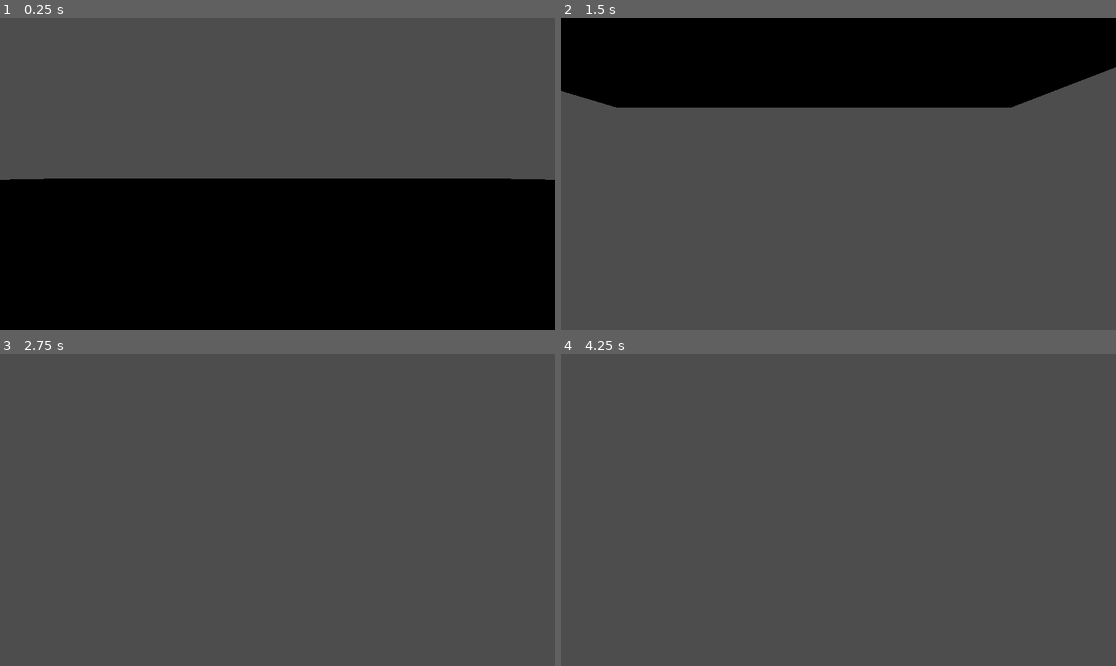
Above: before the commit, frames 1-4 (two rows, left to right).
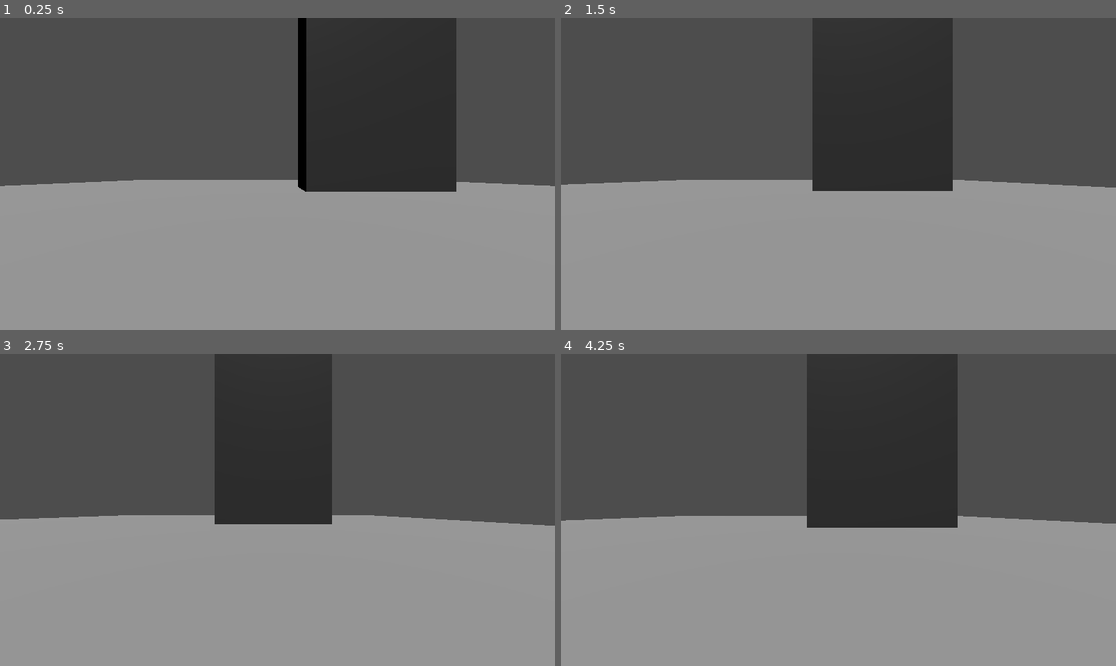
Above: after the commit, the same moments.

Repository: volt-l18/Virtual_tour_RJIT
Game: Godot game, scene res://World.tscn
Same seed, same stepped clock (60 frames per second), same inputs: the game is played once before the commit and once after it.
Inputs:
- Up to frame 1 (0.25 s): no input
- Up to frame 2 (1.5 s): tap Enter (ui_accept) at 0.5, 0.77 s; hold Right (ui_right) 0.53-1.28 s; hold Down (ui_down) from 1.28 s (still down)
- Up to frame 3 (2.75 s): tap Enter (ui_accept) at 1.52 s; release Down (ui_down) at 2.03 s; hold Right (ui_right) from 2.03 s (still down)
- Up to frame 4 (4.25 s): release Right (ui_right) at 2.78 s; hold Up (ui_up) 2.78-3.53 s; tap Enter (ui_accept) at 3.02, 3.77 s; hold Left (ui_left) from 3.53 s (still down)

The runs differ from the first frame. In frame 1, 63% of the frame differs, in the area x 0-100%, y 0-100%; in frame 2, 81%; in frame 3, 59%; in frame 4, 62%.

Commit message:
basic movement of camera working

Diff:
--- a/World.tscn
+++ b/World.tscn
@@ -1,16 +1,41 @@
-[gd_scene load_steps=3 format=3 uid="uid://sg84bxq6ibeo"]
+[gd_scene load_steps=6 format=3 uid="uid://sg84bxq6ibeo"]
 
 [ext_resource type="PackedScene" uid="uid://kchlqqqmtopg" path="res://camera.tscn" id="1_ko1l4"]
 
+[sub_resource type="BoxShape3D" id="BoxShape3D_1r6s2"]
+size = Vector3(60, 1, 60)
+
 [sub_resource type="BoxMesh" id="BoxMesh_icrq3"]
+size = Vector3(60, 0.1, 60)
+
+[sub_resource type="BoxShape3D" id="BoxShape3D_c6sw8"]
+size = Vector3(10, 20, 5)
+
+[sub_resource type="BoxMesh" id="BoxMesh_7k7fi"]
+size = Vector3(10, 20, 5)
 
 [node name="World" type="Node3D"]
 
-[node name="Sprite3D" type="Sprite3D" parent="."]
+[node name="Camera" parent="." instance=ExtResource("1_ko1l4")]
+transform = Transform3D(1, 0, 0, 0, 1, 0, 0, 0, 1, 0, 1, 16)
 
-[node name="MeshInstance3D" type="MeshInstance3D" parent="Sprite3D"]
-transform = Transform3D(60, 0, 0, 0, 0.1, 0, 0, 0, 60, 0, 0, 0)
+[node name="Ground" type="StaticBody3D" parent="."]
+
+[node name="CollisionShape3D" type="CollisionShape3D" parent="Ground"]
+shape = SubResource("BoxShape3D_1r6s2")
+
+[node name="MeshInstance3D" type="MeshInstance3D" parent="Ground/CollisionShape3D"]
 mesh = SubResource("BoxMesh_icrq3")
+skeleton = NodePath("")
 
-[node name="Camera" parent="." instance=ExtResource("1_ko1l4")]
-transform = Transform3D(1, 0, 0, 0, 1, 0, 0, 0, 1, 0, 1, 0)
+[node name="StaticBody3D" type="StaticBody3D" parent="."]
+
+[node name="CollisionShape3D" type="CollisionShape3D" parent="StaticBody3D"]
+transform = Transform3D(1, 0, 0, 0, 1, 0, 0, 0, 1, 6.89322, 10.1576, 0)
+shape = SubResource("BoxShape3D_c6sw8")
+
+[node name="MeshInstance3D" type="MeshInstance3D" parent="StaticBody3D/CollisionShape3D"]
+mesh = SubResource("BoxMesh_7k7fi")
+
+[node name="DirectionalLight3D" type="DirectionalLight3D" parent="."]
+transform = Transform3D(1, 0, 0, 0, 0.0800946, 0.996787, 0, -0.996787, 0.0800946, 0, 35.0276, 0)
--- a/project.godot
+++ b/project.godot
@@ -15,6 +15,41 @@
 config/features=PackedStringArray("4.1", "Mobile")
 config/icon="res://icon.svg"
 
+[input]
+
+ui_left={
+"deadzone": 0.5,
+"events": [Object(InputEventKey,"resource_local_to_scene":false,"resource_name":"","device":0,"window_id":0,"alt_pressed":false,"shift_pressed":false,"ctrl_pressed":false,"meta_pressed":false,"pressed":false,"keycode":4194319,"physical_keycode":0,"key_label":0,"unicode":0,"echo":false,"script":null)
+, Object(InputEventJoypadButton,"resource_local_to_scene":false,"resource_name":"","device":0,"button_index":13,"pressure":0.0,"pressed":false,"script":null)
+, Object(InputEventJoypadMotion,"resource_local_to_scene":false,"resource_name":"","device":0,"axis":0,"axis_value":-1.0,"script":null)
+, Object(InputEventKey,"resource_local_to_scene":false,"resource_name":"","device":-1,"window_id":0,"alt_pressed":false,"shift_pressed":false,"ctrl_pressed":false,"meta_pressed":false,"pressed":false,"keycode":0,"physical_keycode":65,"key_label":0,"unicode":97,"echo":false,"script":null)
+]
+}
+ui_right={
+"deadzone": 0.5,
+"events": [Object(InputEventKey,"resource_local_to_scene":false,"resource_name":"","device":0,"window_id":0,"alt_pressed":false,"shift_pressed":false,"ctrl_pressed":false,"meta_pressed":false,"pressed":false,"keycode":4194321,"physical_keycode":0,"key_label":0,"unicode":0,"echo":false,"script":null)
+, Object(InputEventJoypadButton,"resource_local_to_scene":false,"resource_name":"","device":0,"button_index":14,"pressure":0.0,"pressed":false,"script":null)
+, Object(InputEventJoypadMotion,"resource_local_to_scene":false,"resource_name":"","device":0,"axis":0,"axis_value":1.0,"script":null)
+, Object(InputEventKey,"resource_local_to_scene":false,"resource_name":"","device":-1,"window_id":0,"alt_pressed":false,"shift_pressed":false,"ctrl_pressed":false,"meta_pressed":false,"pressed":false,"keycode":0,"physical_keycode":68,"key_label":0,"unicode":100,"echo":false,"script":null)
+]
+}
+ui_up={
+"deadzone": 0.5,
+"events": [Object(InputEventKey,"resource_local_to_scene":false,"resource_name":"","device":0,"window_id":0,"alt_pressed":false,"shift_pressed":false,"ctrl_pressed":false,"meta_pressed":false,"pressed":false,"keycode":4194320,"physical_keycode":0,"key_label":0,"unicode":0,"echo":false,"script":null)
+, Object(InputEventJoypadButton,"resource_local_to_scene":false,"resource_name":"","device":0,"button_index":11,"pressure":0.0,"pressed":false,"script":null)
+, Object(InputEventJoypadMotion,"resource_local_to_scene":false,"resource_name":"","device":0,"axis":1,"axis_value":-1.0,"script":null)
+, Object(InputEventKey,"resource_local_to_scene":false,"resource_name":"","device":-1,"window_id":0,"alt_pressed":false,"shift_pressed":false,"ctrl_pressed":false,"meta_pressed":false,"pressed":false,"keycode":0,"physical_keycode":87,"key_label":0,"unicode":119,"echo":false,"script":null)
+]
+}
+ui_down={
+"deadzone": 0.5,
+"events": [Object(InputEventKey,"resource_local_to_scene":false,"resource_name":"","device":0,"window_id":0,"alt_pressed":false,"shift_pressed":false,"ctrl_pressed":false,"meta_pressed":false,"pressed":false,"keycode":4194322,"physical_keycode":0,"key_label":0,"unicode":0,"echo":false,"script":null)
+, Object(InputEventJoypadButton,"resource_local_to_scene":false,"resource_name":"","device":0,"button_index":12,"pressure":0.0,"pressed":false,"script":null)
+, Object(InputEventJoypadMotion,"resource_local_to_scene":false,"resource_name":"","device":0,"axis":1,"axis_value":1.0,"script":null)
+, Object(InputEventKey,"resource_local_to_scene":false,"resource_name":"","device":-1,"window_id":0,"alt_pressed":false,"shift_pressed":false,"ctrl_pressed":false,"meta_pressed":false,"pressed":false,"keycode":0,"physical_keycode":83,"key_label":0,"unicode":115,"echo":false,"script":null)
+]
+}
+
 [rendering]
 
 renderer/rendering_method="mobile"
